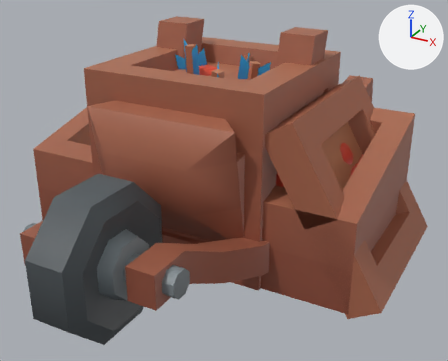
Before and after pictures for a commit that changed the glTF model public/models/kaykit_props.glb.
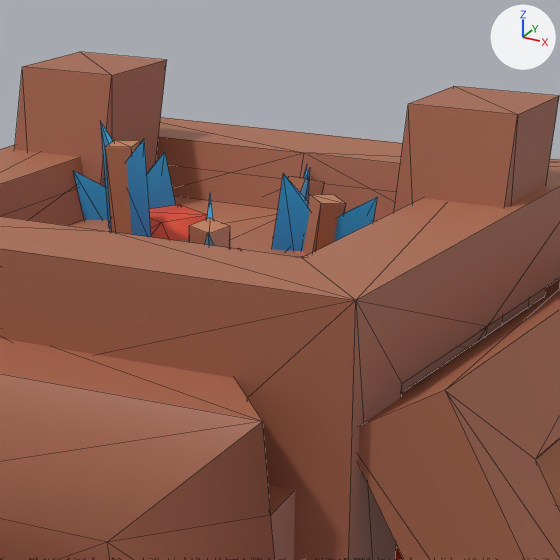
Each version is shown whole from a 50 mm camera at (0.337, -0.602, 0.365) aimed at (0.032, -0.046, 0.087), then close up on the part from 34% to 73% of the width and 0% to 49% of the height. Lighting does not change. The marker at upper right points along +X, +Y and +Z. The last two pictures show the newer version. The close-ups show mesh edges as thin lines. Where no turn or scale is listed for an object, it has been applied to the vertices.

In view in the first close-up: 'bucket_arrows_mesh', 'crate_A_big_mesh', 'crate_open_mesh', 'weaponrack_mesh', 'wheelbarrow_mesh' and 1 more.
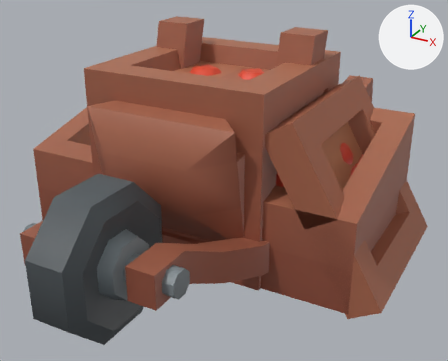
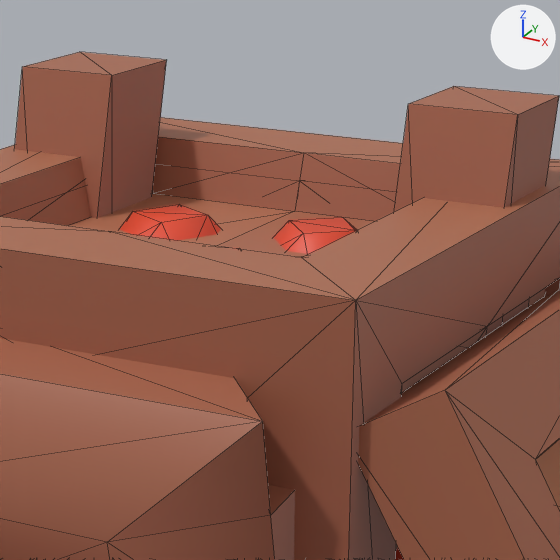
Location of each change, (x1, y1, x2, y2) in pixels of the close-ups (560 x 560 px):
'bucket_arrows_mesh', deleted
    before: (74, 121, 377, 255)

The change, as a diff of the scene's bpy script:
```diff
--- a/public/models/kaykit_props.glb.py
+++ b/public/models/kaykit_props.glb.py
@@ ob_bucket_arrows_mesh @@
-ob_bucket_arrows_mesh = bpy.data.objects.new('bucket_arrows_mesh', me_bucket_arrows)
-ob_bucket_arrows_mesh.location = (0.0, 0.0, 0.0)
```
